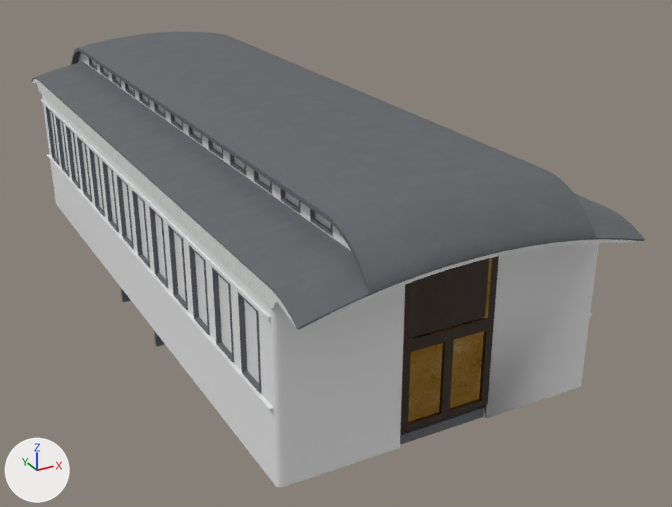
Renders of the FBX model vr progetto unity/Assets/Models/NewWagon/vagone.fbx from each side of a commit.
Before and after are seen from a camera (50 mm lens) standing at (-5.97, -13.36, 7.54) and looking at (0.85, -0.97, 1.35). The axes (+X, +Y, +Z) are drawn at lower left. The lights are the same throughout. The picture after the commit comes second. Where no turn or scale is listed for an object, it has been applied to the vertices.

Names of what the first picture shows: 'Little_windows', 'Outside_frame', 'Outside_walls', 'door_anterior', 'window_frames', 'windows'.
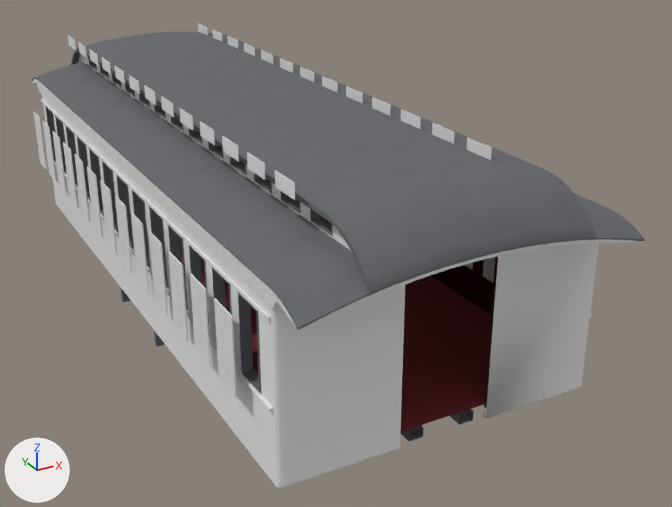
Boxes (x1, y1, x2, y2) around the edits, measured in the pictures (672 x 507 px):
'Outside_frame', reshaped: before (31, 32, 645, 445); after (31, 32, 645, 441)
'door_anterior', deleted: before (400, 256, 499, 432)
    faces in mat_wood_black: (400, 256, 499, 432)
    faces in mat_brass_old_metal: (408, 258, 492, 423)
'windows', moved: before (50, 112, 259, 383); after (33, 111, 495, 398)
'Little_windows', moved (mostly hidden before): before (92, 60, 331, 229); after (68, 23, 492, 200)
part 1 of me_black_id_1_model_1_001, deleted: before (400, 404, 487, 445)
'Floor', unchanged, uncovered by the edit: after (160, 163, 491, 432)
'Inside_walls', unchanged, uncovered by the edit: after (197, 132, 498, 408)

Diff of the bpy script that builds the scene:
```diff
--- a/vr progetto unity/Assets/Models/NewWagon/vagone.fbx.py
+++ b/vr progetto unity/Assets/Models/NewWagon/vagone.fbx.py
@@ me_black_id_1_model_1_001 @@
 # used by ob_outside_frame; location = (0.0, 0.0, 0.0)
-me_black_id_1_model_1_001.from_pydata(...)  # 1687 vertices, 3017 faces; spans x -2.36..2.36, y -6.01..6.01, z 0.41..4.04
+me_black_id_1_model_1_001.from_pydata(...)  # 1674 vertices, 2988 faces; spans x -2.36..2.36, y -6.01..6.01, z 0.41..4.04
+# me_black_id_1_model_1_001 part 1
+# 13 vertices are removed from x -0.66..0.66, y -5.34..5.34, z 0.72..3.32
+# 29 faces are deleted
 me_black_id_1_model_1_001.materials.append(mat_enamel_black_001)
@@ ob_windows @@
 ob_windows = bpy.data.objects.new('windows', me_plane_007)
-ob_windows.location = (2.26, 4.72, 2.15)
+ob_windows.location = (2.0, 5.0, 2.0)
@@ ob_little_windows @@
 ob_little_windows = bpy.data.objects.new('Little_windows', me_plane_004)
-ob_little_windows.location = (1.35, 4.72, 3.65)
+ob_little_windows.location = (1.0, 5.0, 4.0)
@@ ob_door_anterior @@
-ob_door_anterior = bpy.data.objects.new('door_anterior', me_doors_outside_cube_001)
-ob_door_anterior.location = (-0.66, -5.36, 0.96)
```
